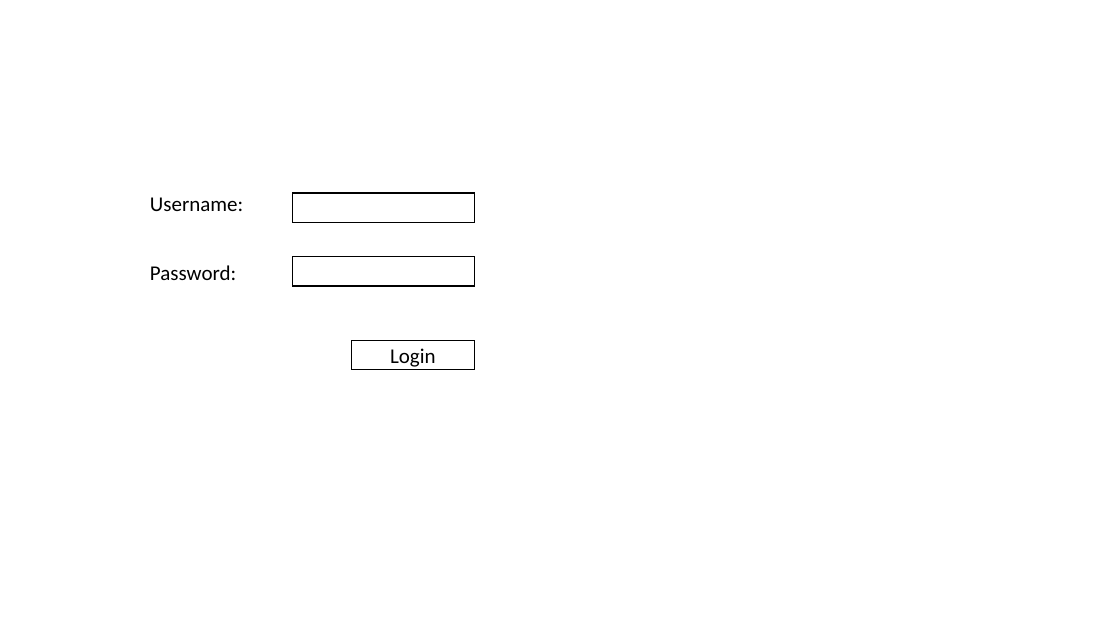
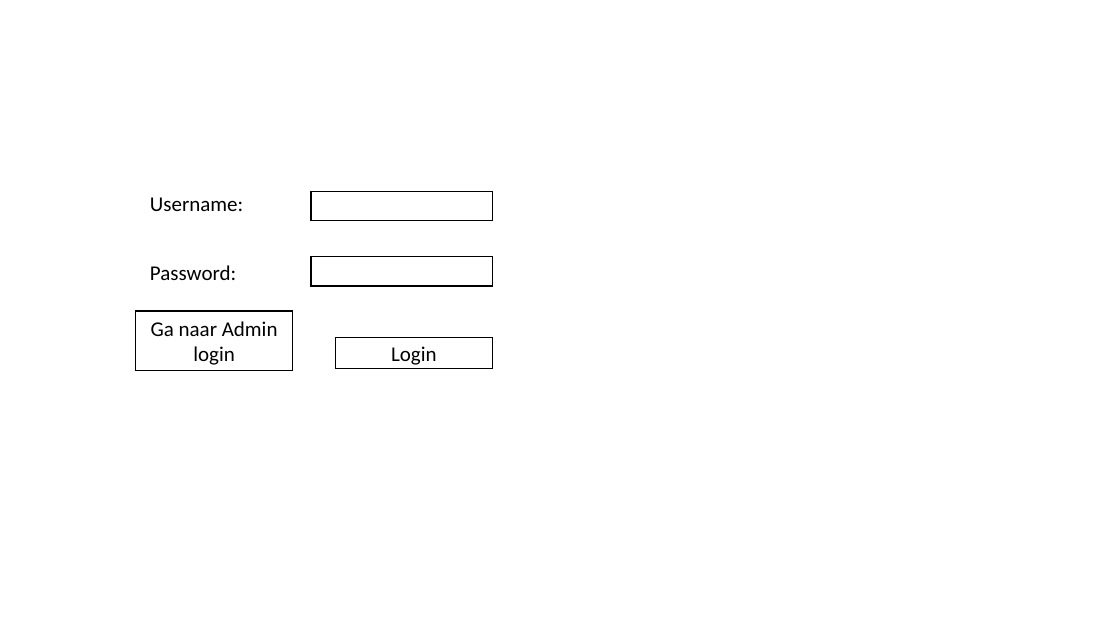
Before and after one commit to Teunimli/Projectzaalvoetbal, a slide deck: slide 1 of Documentatie/Scherm verloop.pptx. Drawn at 1120x630 pixels with LibreOffice and Linux fonts; fonts in the diff are those of the drawing. Boxes give left, top, right and bottom in pixels: in the first picture for what was removed or moved away, otherwise in the second. Text is boxed around its words. In the diff, an @@ line names an element or a change of style, - is before the commit and + after.

```diff
--- a/Documentatie/Scherm verloop.pptx
+++ b/Documentatie/Scherm verloop.pptx
@@ rectangle: place and size @@
-rectangle at [293, 193, 475, 223]
+rectangle at [311, 192, 492, 221]
@@ rectangle: place and size @@
-rectangle at [293, 256, 475, 286]
+rectangle at [311, 256, 492, 286]
@@ action button blank added at [135, 311, 292, 371], fill #FFFFFF, outline #000000 1 pt, 18 pt, text #000000 @@
+Ga naar Admin login
@@ action button blank "Login": place and size @@
-action button blank "Login" at [351, 340, 474, 370]
+action button blank "Login" at [335, 338, 492, 369]
@@ action button blank "Login" at [335, 338, 492, 369]: rectangle to action button blank @@
```
Also in this commit, not shown: 3 slides added.
